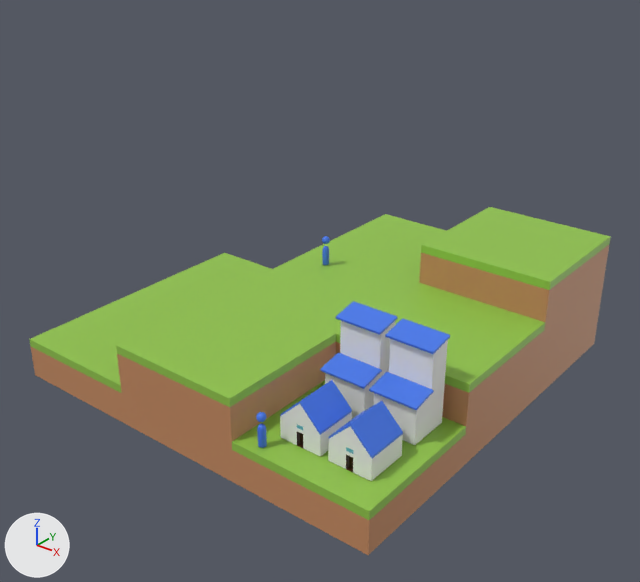
An edit to the glTF model images/orgglb.glb, drawn before and after from the same camera.
Camera for both pictures: a 50 mm camera at (0.204, -2.019, 1.126) aimed at (-0.953, -0.572, 0.229). Every picture has the same lights, and +X, +Y and +Z are marked at lower left. The picture after the commit comes second. Where no turn or scale is listed for an object, it has been applied to the vertices.
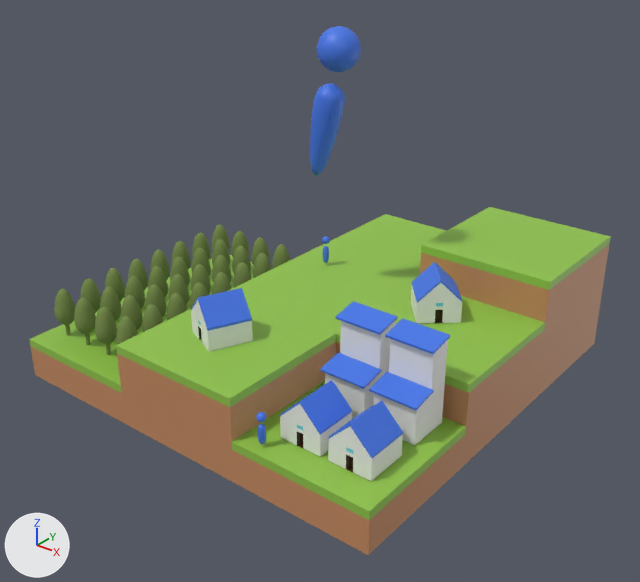
Diff of the bpy script that builds the scene:
```diff
--- a/images/orgglb.glb.py
+++ b/images/orgglb.glb.py
@@ mat_green @@
+mat_green = principled_material('green')
+mat_green.base_color = (0.178, 0.258, 0.0666)  # green #758b49
+mat_green.roughness = 1.0
@@ me_cube_016 @@
+me_cube_016.from_pydata(...)  # 49 vertices, 108 faces; spans x -0.0705..0.0705, y -0.0705..0.0705, z 0.0..0.105
+# faces by material slot: [18, 67, 19, 4]
+me_cube_016.materials.append(mat_wifi)  # blue #4477e9
+me_cube_016.materials.append(mat_wall)  # white #ededed
+me_cube_016.materials.append(mat_door)  # brown #3c1f00
+me_cube_016.materials.append(mat_sea)  # cyan #6dcfe7
@@ me_cube_014 @@
+me_cube_014.from_pydata(...)  # 49 vertices, 108 faces; spans x -0.066..0.066, y -0.066..0.066, z 0.0..0.105
+# faces by material slot: [18, 67, 19, 4]
+me_cube_014.materials.append(mat_wifi)  # blue #4477e9
+me_cube_014.materials.append(mat_wall)  # white #ededed
+me_cube_014.materials.append(mat_door)  # brown #3c1f00
+me_cube_014.materials.append(mat_sea)  # cyan #6dcfe7
@@ me_cylinder_001 @@
+me_cylinder_001.from_pydata(...)  # 17472 vertices, 34688 faces; spans x -0.025..0.25, y -0.025..0.55, z -0.018..0.108
+me_cylinder_001.materials.append(mat_green)  # green #758b49
@@ me_cylinder_024 @@
+me_cylinder_024.from_pydata(...)  # 8708 vertices, 17408 faces; spans x -0.034..0.086, y -0.047..0.047, z -0.109..0.233
+me_cylinder_024.materials.append(mat_wifi)  # blue #4477e9
@@ ob_cube_026 @@
+ob_cube_026 = bpy.data.objects.new('Cube.026', me_cube_016)
+ob_cube_026.location = (-0.716, -0.45, 0.2)
@@ ob_cube_024 @@
+ob_cube_024 = bpy.data.objects.new('Cube.024', me_cube_014)
+ob_cube_024.location = (-1.019, -0.83, 0.198)
@@ ob_cylinder_004 @@
+ob_cylinder_004 = bpy.data.objects.new('Cylinder.004', me_cylinder_001)
+ob_cylinder_004.location = (-1.444, -0.928, 0.113)
@@ ob_cylinder_003 @@
+ob_cylinder_003 = bpy.data.objects.new('Cylinder.003', me_cylinder_024)
+ob_cylinder_003.location = (-1.0, -0.5, 0.581)
```

What differs and where, as boxes [x1, y1, x2, y2] in the pictures (640 x 582 px):
'Cylinder.004', added (green)
    after: [54, 224, 290, 355]
'Cylinder.003', added (blue)
    after: [310, 26, 361, 176]
'Cube.024', added
    after: [191, 288, 253, 351]
    faces in mat_wifi (blue #4477e9): [191, 288, 252, 331]
    faces in mat_wall (white #ededed): [191, 300, 253, 351]
'Cube.026', added
    after: [411, 262, 462, 323]
    faces in mat_wall (white #ededed): [411, 283, 462, 323]
    faces in mat_wifi (blue #4477e9): [412, 262, 462, 303]
